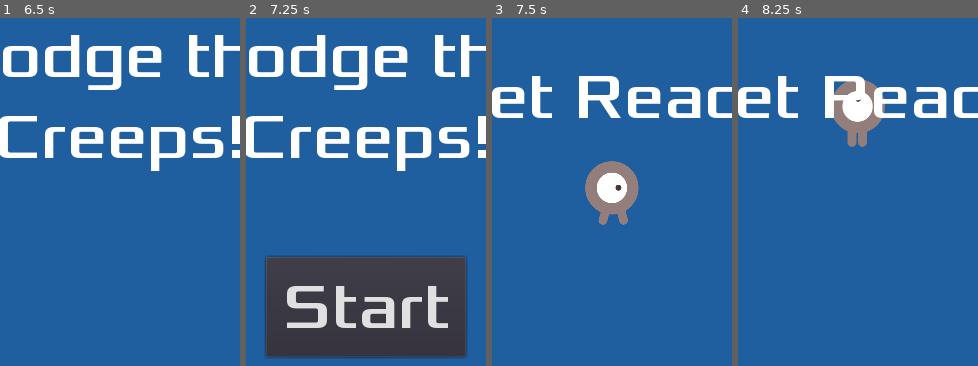
Above: before the commit, frames 1-4 (left to right).
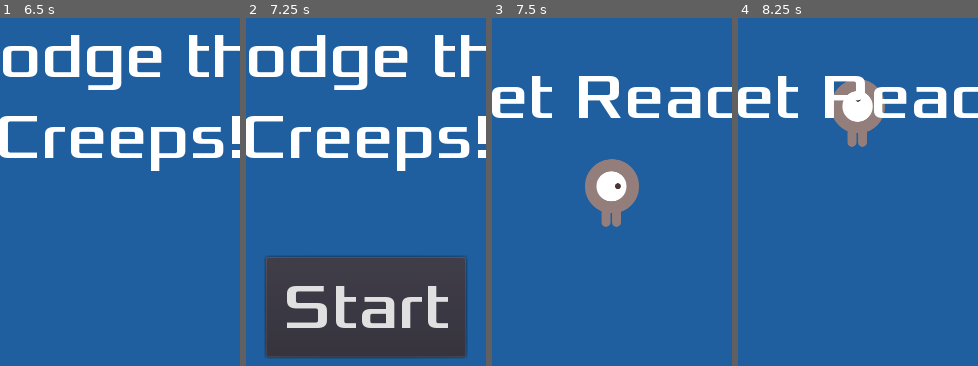
Above: after the commit, the same moments.

Repository: fisheye36/dodge-the-creeps
Game: Godot game, scene res://scenes/Main/Main.tscn
Same seed, same stepped clock (60 frames per second), same inputs: the game is played once before the commit and once after it.
Inputs:
- Up to frame 1 (6.5 s): click "Start" at 0.5 s; tap Enter at 1.25 s; hold Right (ui_right) 1.28-2.03 s; hold Down (ui_down) 2.03-2.78 s; hold Right (ui_right) 2.78-3.53 s; hold Up (ui_up) 3.53-4.28 s; hold Left (ui_left) 4.28-5.78 s; hold Down (ui_down) from 5.78 s (still down)
- Up to frame 2 (7.25 s): release Down (ui_down) at 6.53 s; hold Right (ui_right) from 6.53 s (still down)
- Up to frame 3 (7.5 s): release Right (ui_right) at 7.25 s; click "Start" at 7.25 s
- Up to frame 4 (8.25 s): tap Space at 8 s; hold Up (ui_up) from 8.03 s (still down)
The pictures show only the part of the screen within x 25-75%, y 37-87%; the shares and areas given below are measured in that part.

Frames 1-2 are identical in both runs. In frame 3, 0.7% of the frame differs, in the area x 38-62%, y 40-61%; in frame 4, nothing differs.

Commit message:
Reset Player animations during spawning

Diff:
--- a/scenes/Player/Player.gd
+++ b/scenes/Player/Player.gd
@@ -3,6 +3,9 @@
 
 
 signal hit
+
+const HORIZONTAL_ANIM_NAME = 'right'
+const VERTICAL_ANIM_NAME = 'up'
 
 export var speed := 400
 
@@ -26,7 +29,12 @@
 func spawn(coordinates: Vector2):
     position = coordinates
     _player_hitbox.set_deferred('disabled', false)
+    _reset_animations()
     show()
+
+
+func _is_only_node_in_scene() -> bool:
+    return get_parent() == get_tree().get_root()
 
 
 func _despawn():
@@ -63,11 +71,11 @@
 
 func _set_animation(velocity: Vector2) -> void:
     if velocity.x != 0.0:
-        _player_sprite.animation = 'right'
+        _player_sprite.animation = HORIZONTAL_ANIM_NAME
         _player_sprite.flip_v = false
         _player_sprite.flip_h = velocity.x < 0.0
     elif velocity.y != 0.0:
-        _player_sprite.animation = 'up'
+        _player_sprite.animation = VERTICAL_ANIM_NAME
         _player_sprite.flip_h = false
         _player_sprite.flip_v = velocity.y > 0.0
 
@@ -78,8 +86,11 @@
     position.y = clamp(position.y, 0.0, _screen_size.y)
 
 
-func _is_only_node_in_scene() -> bool:
-    return get_parent() == get_tree().get_root()
+func _reset_animations() -> void:
+    _player_sprite.animation = HORIZONTAL_ANIM_NAME
+    _player_sprite.frame = 0
+    _player_sprite.flip_h = false
+    _player_sprite.flip_v = false
 
 
 func _on_collision_with_enemy(body: Node) -> void:
